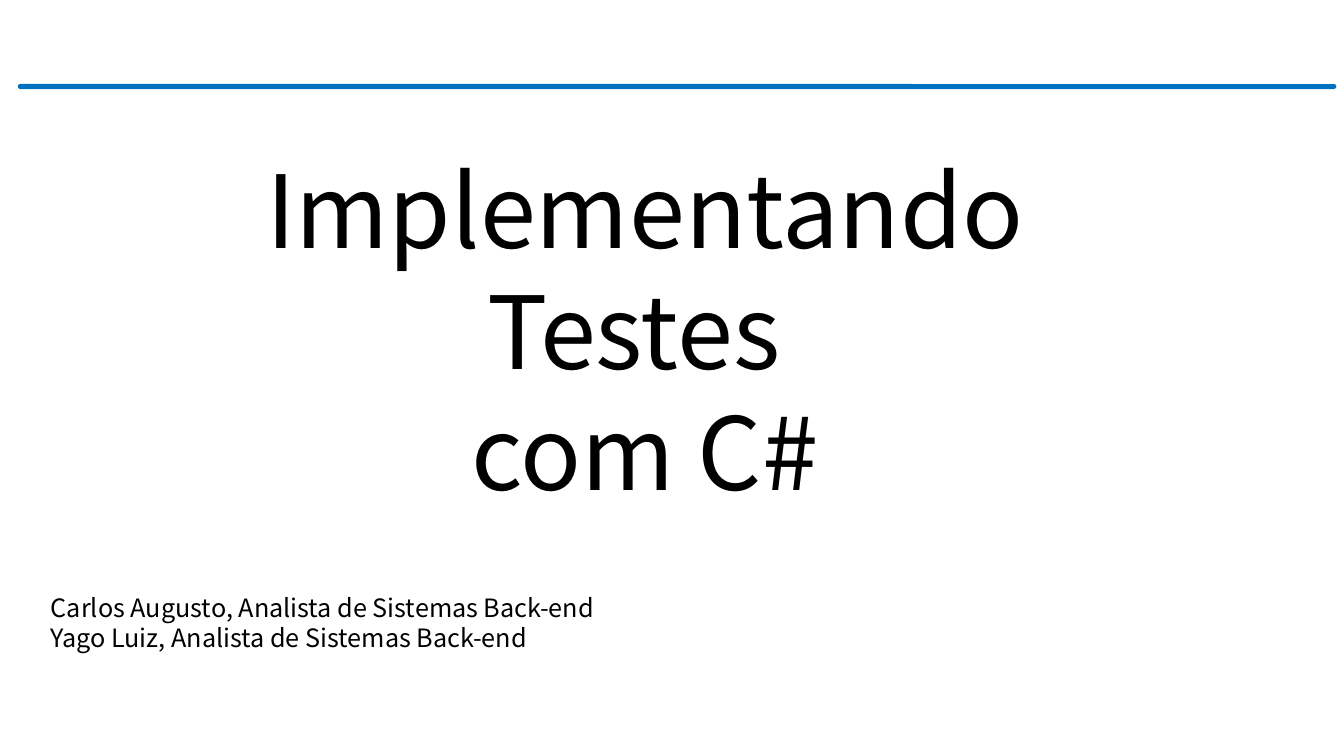
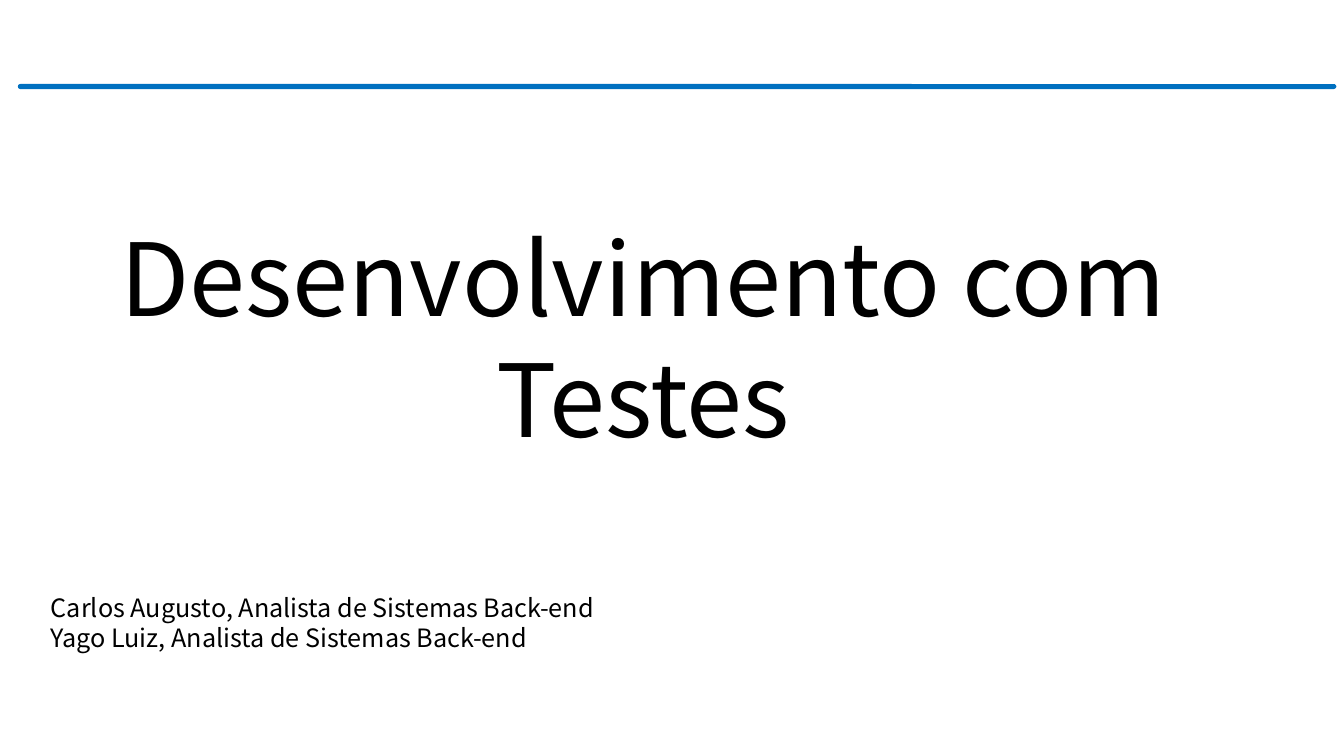
Before and after one commit to Carlos-Riibeiro/WizTechDay, a slide deck: slide 2 of ppt/apresentacao_testes.pptx. Drawn at 1344x756 pixels with LibreOffice and Linux fonts; fonts in the diff are those of the drawing; background and template pictures are left out. Boxes give left, top, right and bottom in pixels: in the first picture for what was removed or moved away, otherwise in the second. Text is boxed around its words. In the diff, an @@ line names an element or a change of style, - is before the commit and + after.

```diff
--- a/ppt/apresentacao_testes.pptx
+++ b/ppt/apresentacao_testes.pptx
@@ text at [120,235,1166,439]: text changed @@
-Implementando
-Testes
-com C#
+Desenvolvimento com Testes
```
Also in this commit, not shown: 1 other slide changed, 14 other files.
